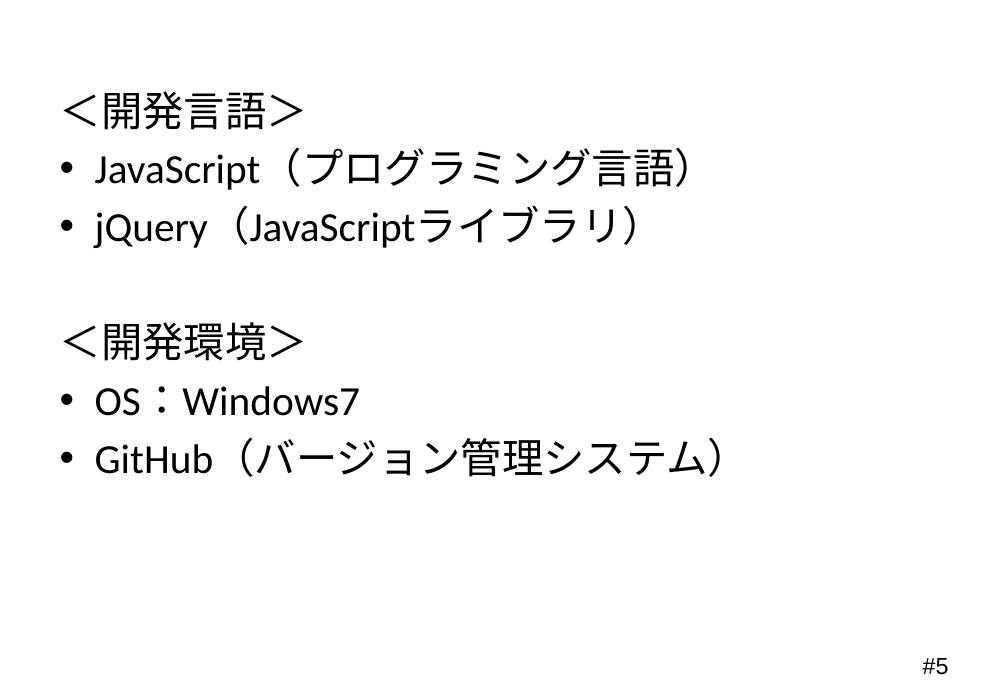
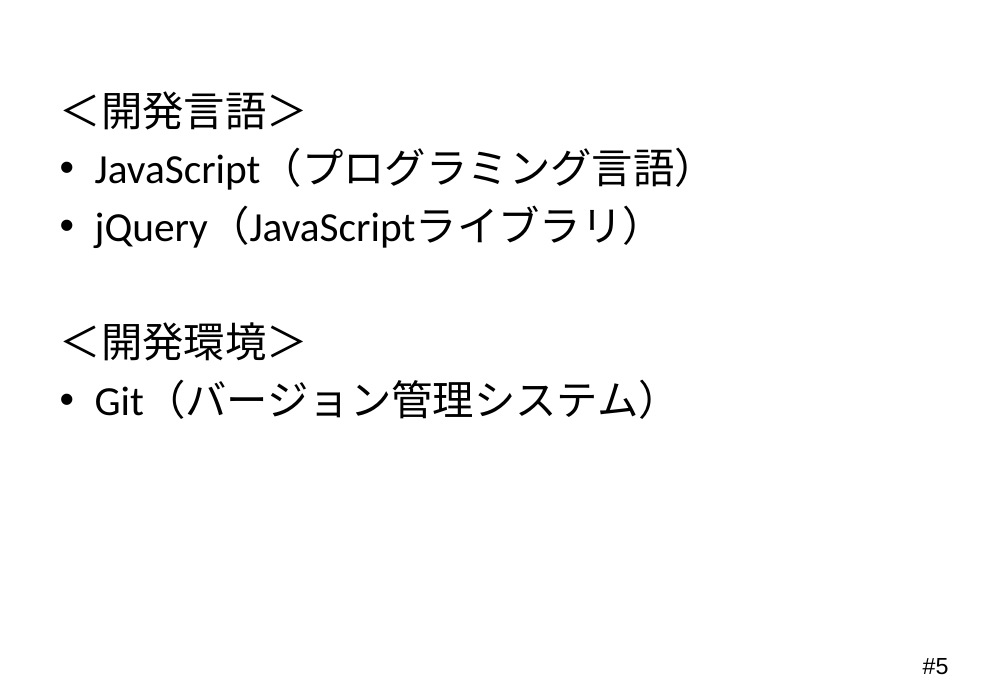
Before and after one commit to Mocchy2/graduation-thesis, a slide deck: slide 5 of 卒業論文 発表用スライド.pptx. Drawn at 1008x698 pixels with LibreOffice and Linux fonts; fonts in the diff are those of the drawing; background and template pictures are left out. Boxes give left, top, right and bottom in pixels: in the first picture for what was removed or moved away, otherwise in the second. Text is boxed around its words. In the diff, an @@ line names an element or a change of style, - is before the commit and + after.

Commit message:
スライドの変更8

```diff
--- a/卒業論文 発表用スライド.pptx
+++ b/卒業論文 発表用スライド.pptx
@@ text at (95,381,680,419): text changed @@
-• OS：Windows7
-• GitHub（バージョン管理システム）
+• Git（バージョン管理システム）
```
